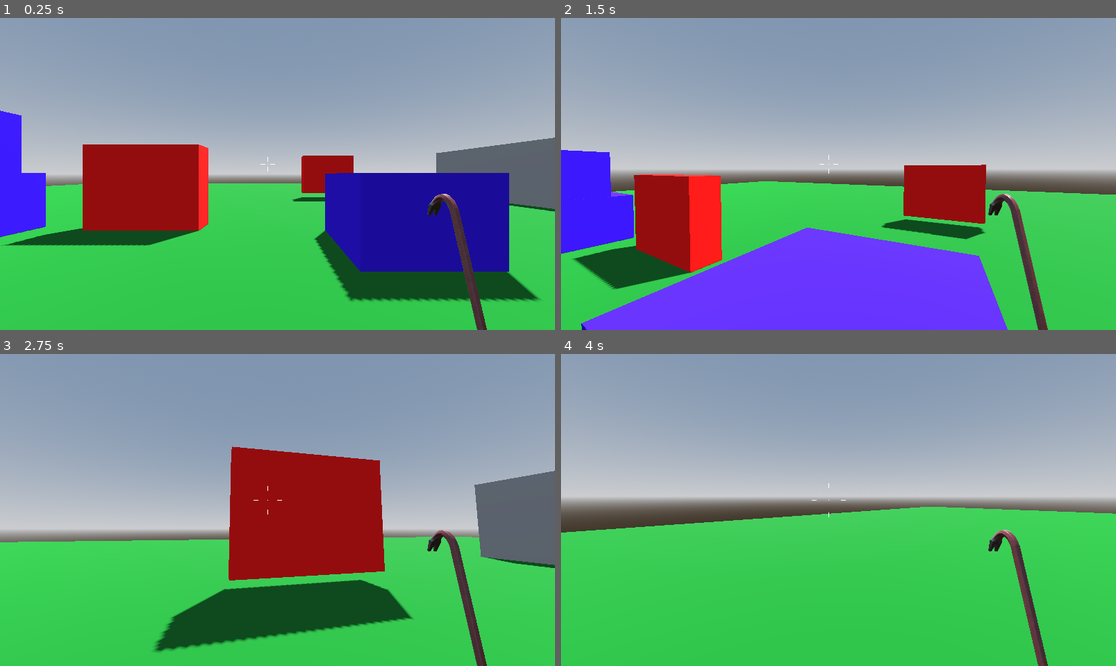
Above: before the commit, frames 1-4 (two rows, left to right).
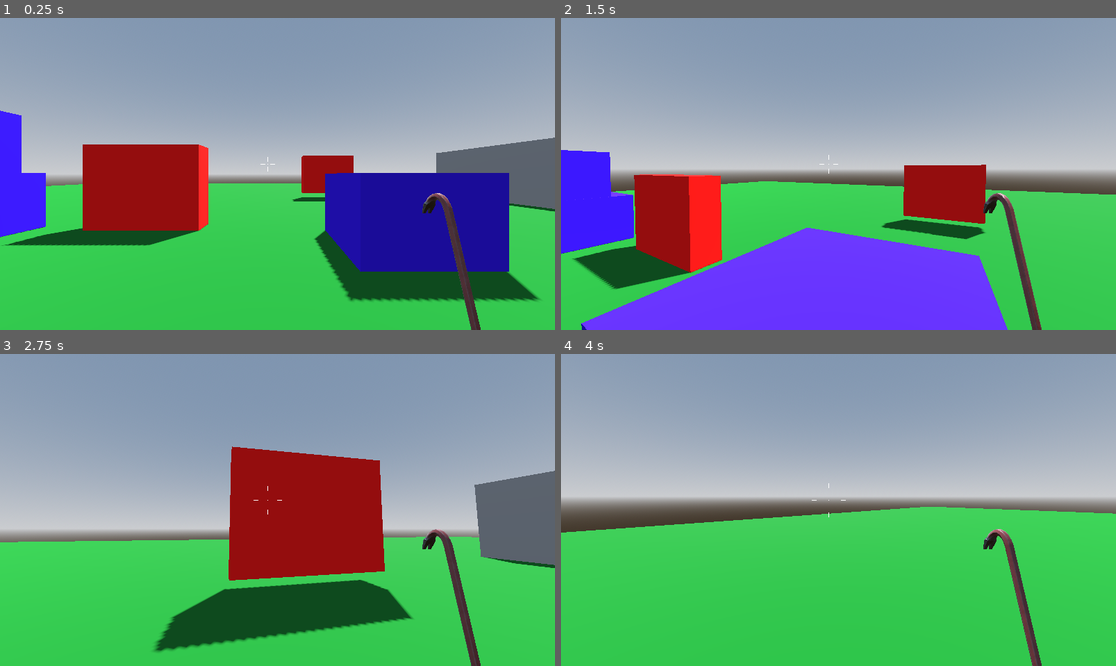
Above: after the commit, the same moments.

Repository: EduRoDev/fps-tutorial
Game: Godot game, scene res://Levels/Level1.tscn
Same seed, same stepped clock (60 frames per second), same inputs: the game is played once before the commit and once after it.
Inputs (mouse positions are in pixels of both pictures, inside the frame that each line leads up to):
- Up to frame 1 (0.25 s): no input
- Up to frame 2 (1.5 s): tap Enter at 0.5 s; move the mouse to (866, 174) at 0.52 s; hold Shift (sprint) 0.53-1.28 s; hold W (move_forward) from 0.53 s (still down); tap Space (jump) at 0.77, 0.8, 1.07, 1.35 s; move the mouse to (810, 174) at 1.27 s
- Up to frame 3 (2.75 s): keep holding W (move_forward); tap Space (jump) at 1.52, 1.82, 2.3 s; tap Shift (sprint) at 1.55 s; move the mouse to (288, 503) at 2.02 s; hold C (crouch) from 2.03 s (still down)
- Up to frame 4 (4 s): keep holding W (move_forward); move the mouse to (832, 516) at 2.77 s; release C (crouch) at 2.78 s; tap Shift (sprint) at 2.85 s; tap Space (jump) at 3.02, 3.32, 3.77, 3.8 s; move the mouse to (877, 513) at 3.52 s; hold Shift (sprint) from 3.53 s (still down)

The runs differ from the first frame. In frame 1, 1.1% of the frame differs, in the area x 76-88%, y 56-100%; in frame 2, 1.2%; in frame 3, 1.1%; in frame 4, 1.3%.

Commit message:
fix: arreglo de estado de sprinting con walking

Diff:
--- a/Controller/Scripts/sprinting_player_state.gd
+++ b/Controller/Scripts/sprinting_player_state.gd
@@ -27,7 +27,7 @@
 	set_animation_speed(PLAYER.velocity.length())
 
 	if Input.is_action_just_released("sprint") or PLAYER.velocity.length() == 0:
-		transition.emit("WalkingPlayerState")
+		transition.emit("IdlePlayerState")
 
 	if Input.is_action_pressed("crouch") and PLAYER.velocity.length() > 6:
 		transition.emit("SlidingPlayerState")
@@ -36,10 +36,10 @@
 		transition.emit("JumpPlayerState")
 
 	# Verificar wall run: en el aire + sprint + jump presionado + pared detectada + velocidad mínima
-	if not PLAYER.is_on_floor() and Input.is_action_pressed("jump") and is_wall_detected() and get_horizontal_speed() > MIN_SPEED_FOR_WALLRUN:
+	if !PLAYER.is_on_floor() and Input.is_action_pressed("jump") and is_wall_detected() and get_horizontal_speed() > MIN_SPEED_FOR_WALLRUN:
 		transition.emit("WallRunPlayerState")
 
-	if PLAYER.velocity.y < -3.0 and !PLAYER.is_on_floor():
+	if PLAYER.velocity.y < -1.0 and !PLAYER.is_on_floor():
 		transition.emit("FallingPlayerState")
 
 func set_animation_speed(spd) -> void:
